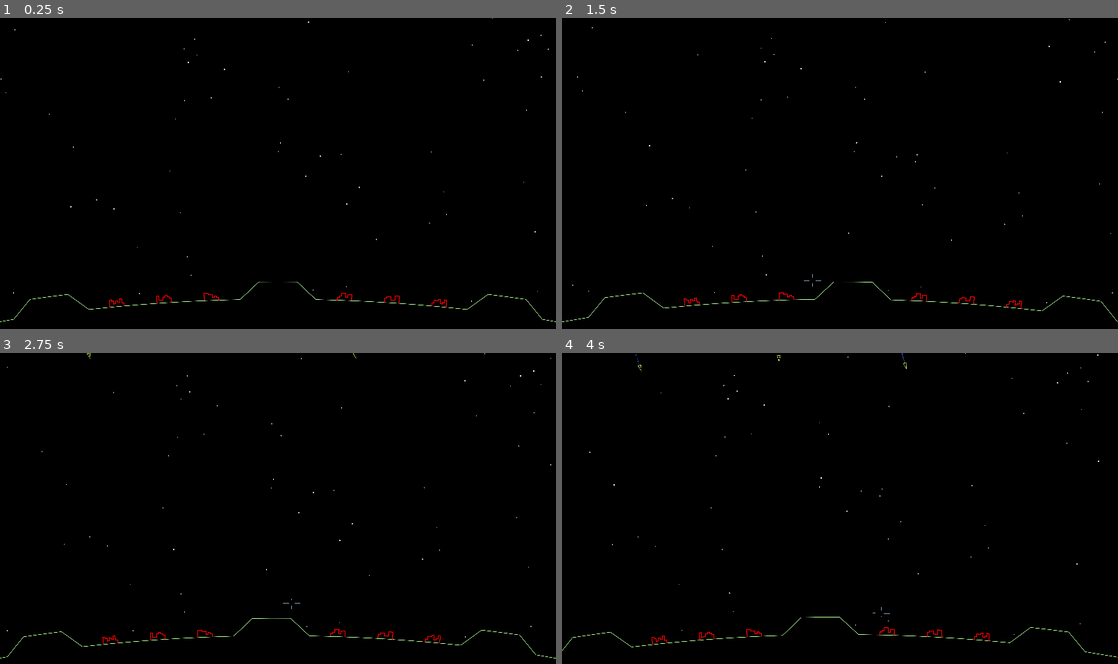
Above: before the commit, frames 1-4 (two rows, left to right).
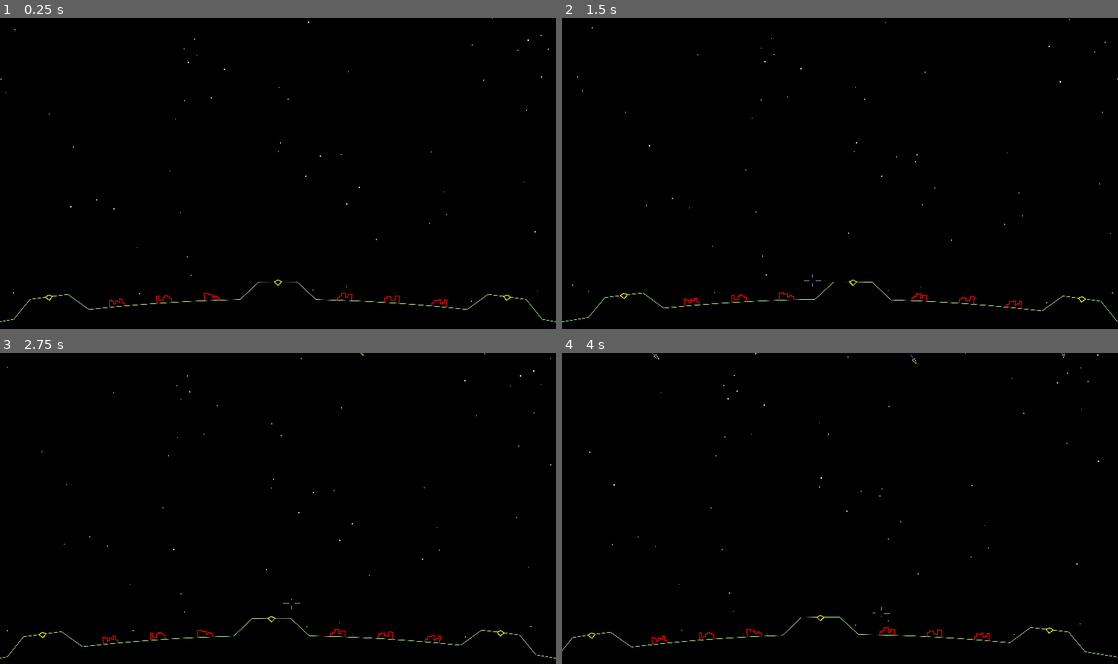
Above: after the commit, the same moments.

Repository: tartley/missile-commander
Game: Godot game, scene res://main.tscn
Two runs of this game, one before a commit and one after it. Both use one fixed random seed, a clock stepped at 60 frames per second and the inputs below.
Inputs (mouse positions are in pixels of both pictures, inside the frame that each line leads up to):
- Up to frame 1 (0.25 s): no input
- Up to frame 2 (1.5 s): tap Enter at 0.5 s; move the mouse to (867, 173) at 0.52 s; tap Space at 1.25 s; move the mouse to (812, 176) at 1.27 s
- Up to frame 3 (2.75 s): tap Enter at 2 s; move the mouse to (289, 502) at 2.02 s
- Up to frame 4 (4 s): tap Space at 2.75 s; move the mouse to (834, 514) at 2.77 s; move the mouse to (878, 511) at 3.52 s

The runs differ from the first frame. In frame 1, less than 0.1% of the frame differs, in the area x 8-92%, y 84-91%; in frame 2, less than 0.1%; in frame 3, less than 0.1%; in frame 4, less than 0.1%, in the area x 4-91%, y 0-92%.

Commit message:
There are 3 bases, destroyed by missiles.

Diff:
--- /dev/null
+++ b/base.gd
@@ -0,0 +1,38 @@
+extends Node2D
+
+const SIZE := 50.0
+
+const regular_verts:Array[Vector2] = [
+    Vector2(0, -SIZE/2),
+    Vector2(-SIZE/2, 0),
+    Vector2(0, SIZE/4),
+    Vector2(+SIZE/2, 0),
+    Vector2(0, -SIZE/2),
+]
+const destroyed_verts:Array[Vector2] = [
+    Vector2(0, -SIZE/2),
+    Vector2(-SIZE/2, 0),
+    Vector2(0, 0),
+    Vector2(+SIZE/2, 0),
+    Vector2(0, -SIZE/2),
+]
+
+var verts:Array[Vector2]
+var color:Color
+var destroyed: bool:
+    set(value):
+        if value:
+            self.verts = destroyed_verts
+            self.color = Color(.3, .3, .3)
+        else:
+            self.verts = regular_verts
+            self.color = Color.YELLOW
+        destroyed = value
+        self.queue_redraw()
+
+func _init():
+    self.destroyed = false
+
+func _draw():
+    draw_polygon(self.verts, [Color.BLACK])
+    draw_polyline(self.verts, self.color, 4.0, true)
--- /dev/null
+++ b/base.tscn
@@ -0,0 +1,6 @@
+[gd_scene load_steps=2 format=3 uid="uid://dh411srqe5v"]
+
+[ext_resource type="Script" path="res://base.gd" id="1_ef88x"]
+
+[node name="Base" type="Node2D"]
+script = ExtResource("1_ef88x")
--- a/city.gd
+++ b/city.gd
@@ -9,7 +9,7 @@
     set(value):
         if value:
             self.verts = get_destroyed_verts()
-            self.color = Color(.4, .4, .4)
+            self.color = Color(.3, .3, .3)
         else:
             self.verts = get_regular_verts()
             self.color = Color.RED
--- a/ground.gd
+++ b/ground.gd
@@ -53,10 +53,11 @@
 ]
 
 const City:PackedScene = preload("res://city.tscn")
+const Base:PackedScene = preload("res://base.tscn")
 
 var verts:PackedVector2Array
 var cities:Array[Node2D] = []
-var bases:Array[Vector2] = []
+var bases:Array[Node2D] = []
 var gaps:Array[Vector2] = []
 
 func get_annotated_vert_array(annotated_polars:Array) -> Array:
@@ -86,22 +87,23 @@
         collision.shape = shape
         add_child(collision)
 
-func create_cities(positions:Array[Vector2]) -> Array[Node2D]:
+func create_features(annotated_verts, name:String, type:PackedScene) -> Array[Node2D]:
+    var positions = annotated_verts.get_vertices(name)
     var retval:Array[Node2D] = []
-    var city:Node2D
-    for city_pos in positions:
-        city = City.instantiate()
-        city.position = city_pos
-        city.rotation = city_pos.angle() - PI / 2
-        add_child(city)
-        retval.append(city)
+    var feature:Node2D
+    for pos in positions:
+        feature = type.instantiate()
+        feature.position = pos
+        feature.rotation = pos.angle() - PI / 2
+        add_child(feature)
+        retval.append(feature)
     return retval
 
 func _ready() -> void:
     var annotated_verts := Geometry.AnnotatedVerts.new(get_annotated_vert_array(annotated_polar_array))
     self.verts = annotated_verts.verts
-    self.cities = create_cities(annotated_verts.get_vertices("city"))
-    self.bases = annotated_verts.get_vertices("base")
+    self.cities = create_features(annotated_verts, "city", City)
+    self.bases = create_features(annotated_verts, "base", Base)
     self.gaps = annotated_verts.get_vertices("gap")
     set_up_collisions(annotated_verts)
 
@@ -110,6 +112,6 @@
     draw_polyline(verts, Color(.7, 1, .6), 2.0, true)
 
 func on_missile_strike(strike_position:Vector2):
-    for city in cities:
-        if strike_position.distance_squared_to(city.position) < 1000:
-            city.destroyed = true
+    for feature in self.cities + self.bases:
+        if strike_position.distance_squared_to(feature.position) < 1000:
+            feature.destroyed = true
--- a/main.gd
+++ b/main.gd
@@ -11,7 +11,7 @@
 func launch_missile():
     var missile = Missile.instantiate()
     var start := Vector2(randf_range(-2000, +2000), randf_range(14100, 20000))
-    var targets:Array[Vector2] = positions($World/Ground.cities) + $World/Ground.gaps
+    var targets:Array[Vector2] = positions($World/Ground.cities) + positions($World/Ground.bases) + $World/Ground.gaps
     var destination:Vector2 = targets.pick_random()
     var speed := randf_range(50, 100)
     missile.launch(start, destination, speed)
Not shown, changed: README.md
